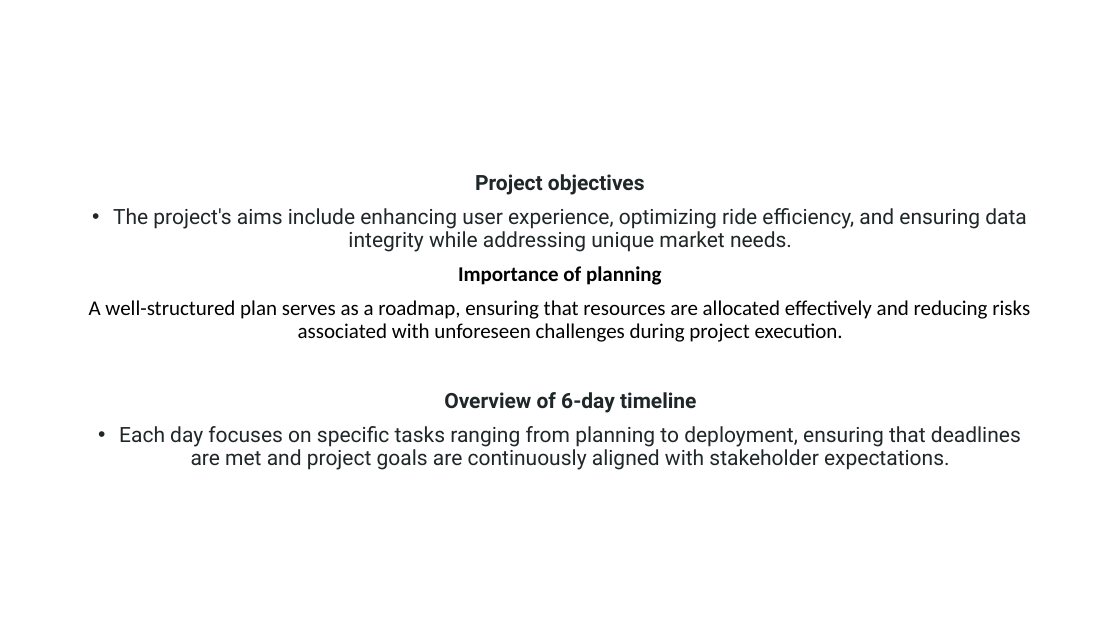
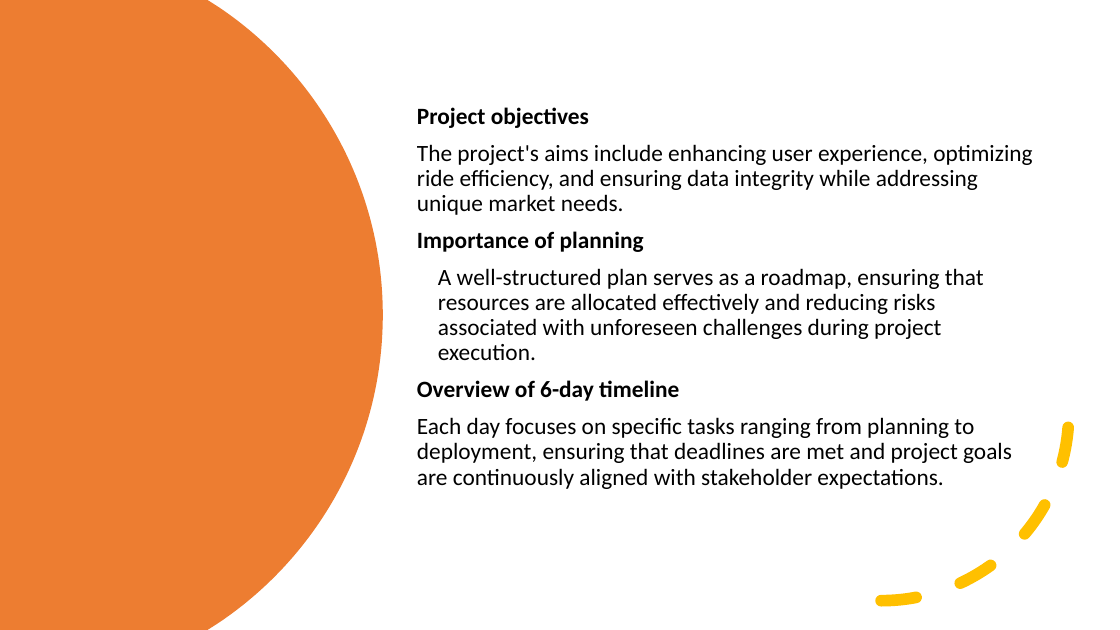
Before and after one commit to CheetoBuri/ProposalForSmartRide, a slide deck: slide 3 of Smartride proposal.pptx. Drawn at 1120x630 pixels with LibreOffice and Linux fonts; fonts in the diff are those of the drawing. Boxes give left, top, right and bottom in pixels: in the first picture for what was removed or moved away, otherwise in the second. Text is boxed around its words. In the diff, an @@ line names an element or a change of style, - is before the commit and + after.

```diff
--- a/Smartride proposal.pptx
+++ b/Smartride proposal.pptx
@@ freeform shape added at bbox=[0, 0, 383, 630], fill #ED7D31 @@
@@ text "Project objectives": place and size @@
-text "Project objectives" at bbox=[89, 174, 1030, 470]
+text "Project objectives" at bbox=[417, 107, 1032, 489]
@@ text "Project objectives" at bbox=[417, 107, 1032, 489]: size 18 to 20 pt; font Roboto to Calibri, text colour #1F2728 to #000000 in "Project objectives", "The project's aims include enhancing user experience, ...", "Overview of 6-day timeline", "Each day focuses on specific tasks ranging ..."; alignment centre to left; bullet • to none; vertical alignment top to middle @@
@@ arc (boxed as its full ellipse) added at bbox=[694, 226, 1070, 602], outline #FFC000 10 pt dashed @@
```
Also in this commit, not shown: 16 other slides changed.
